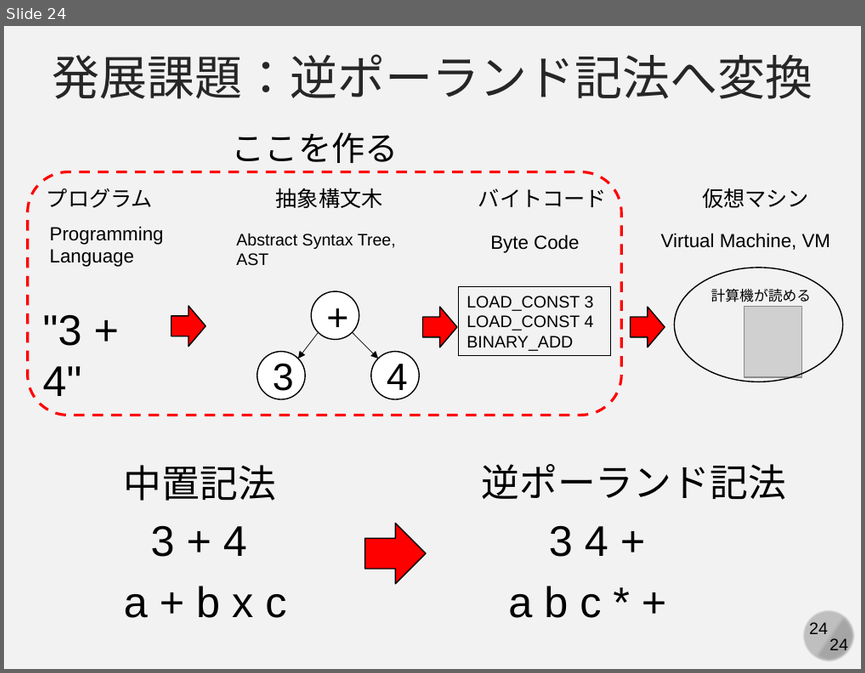
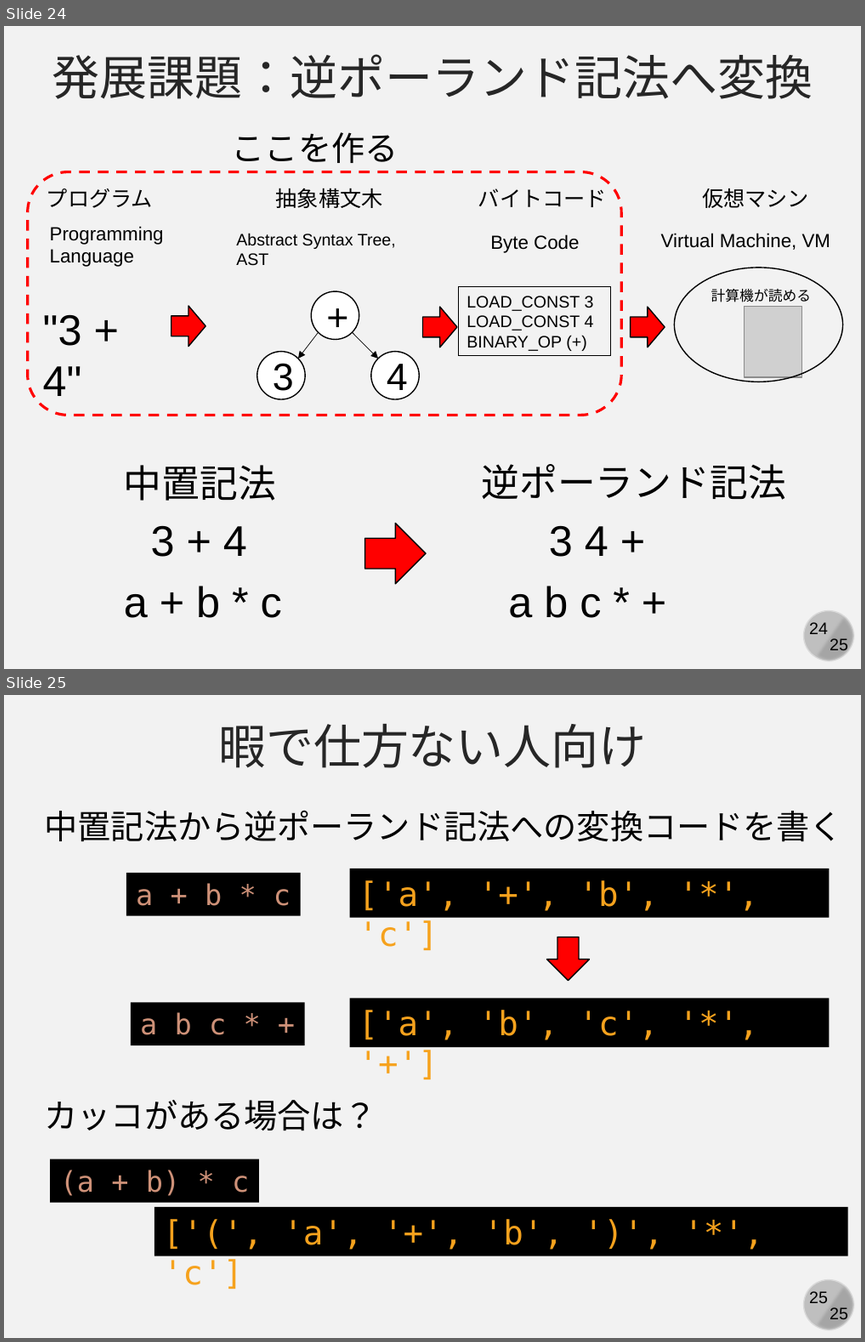
Before and after one commit to kaityo256/python_zero, a slide deck: howtowork/fig/slide.pptx. Shown one above the other, each under a label of ours: slide 24 before the commit, slides 24 and 25 after it. The pictures are 865x673 and 865x1342 pixels, drawn with LibreOffice and Linux fonts; fonts in the diff are those of the drawing; grey boxes stand for pictures. Boxes give left, top, right and bottom in pixels: in the first picture for what was removed or moved away, otherwise in the second. Text is boxed around its words. In the diff, an @@ line names an element or a change of style, - is before the commit and + after.

```diff
--- a/howtowork/fig/slide.pptx
+++ b/howtowork/fig/slide.pptx
@@ slide 25 added at (4, 695, 861, 1338), background #F2F2F2; not listed: 4 template elements that a slide beside it also shows @@
@@ text added at (218, 723, 647, 768), 40 pt, text #262626 @@
+暇で仕方ない人向け
@@ text added at (45, 810, 844, 842), 28 pt, text #000000 @@
+中置記法から逆ポーランド記法への変換コードを書く
@@ rectangle added at (126, 873, 301, 915), fill #000000, 24 pt, text #CE9178 @@
+a + b * c
@@ rectangle added at (349, 868, 828, 917), fill #000000, 28 pt, text #F6A21D @@
+['a', '+', 'b', '*', 'c']
@@ down arrow added at (547, 936, 589, 981), fill #FF0000, outline #000000 1 pt @@
@@ rectangle added at (349, 998, 828, 1047), fill #000000, 28 pt, text #F6A21D @@
+['a', 'b', 'c', '*', '+']
@@ rectangle added at (131, 1002, 305, 1044), fill #000000, 24 pt, text #CE9178 @@
+a b c * +
@@ text added at (45, 1100, 377, 1131), 28 pt, text #000000 @@
+カッコがある場合は？
@@ rectangle added at (50, 1158, 259, 1202), fill #000000, 24 pt, text #CE9178 @@
+(a + b) * c
@@ rectangle added at (154, 1207, 848, 1255), fill #000000, 28 pt, text #F6A21D @@
+['(', 'a', '+', 'b', ')', '*', 'c']
@@ slide 24 changed as well @@
@@ text in rectangle at (466, 335, 562, 351): text changed @@
-BINARY_ADD
+BINARY_OP (+)
@@ text at (124, 585, 282, 618): text changed @@
-a + b x c
+a + b * c
@@ text at (829, 638, 848, 654): text changed @@
-24
+25
```
Also in this commit, not shown: 23 other slides changed.
